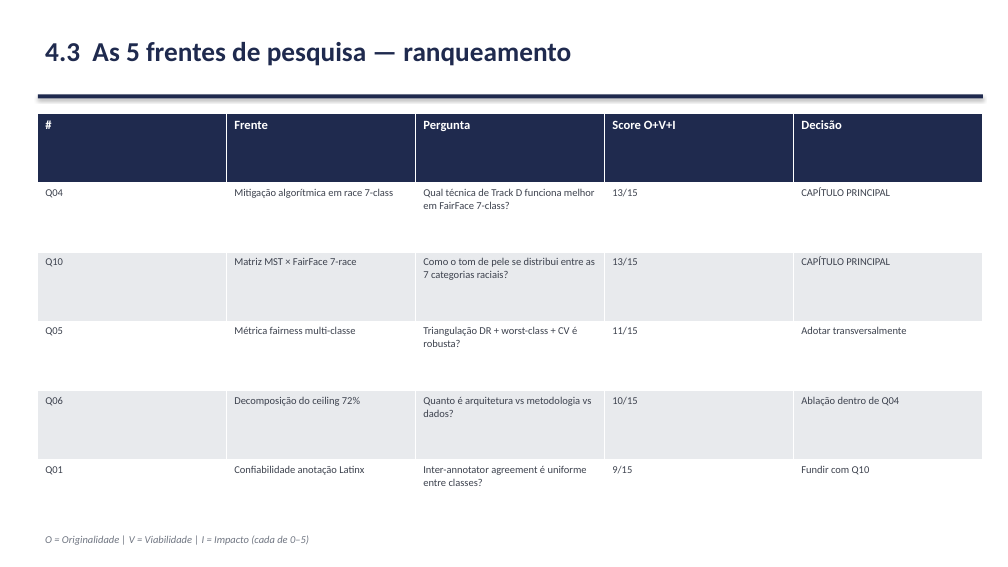
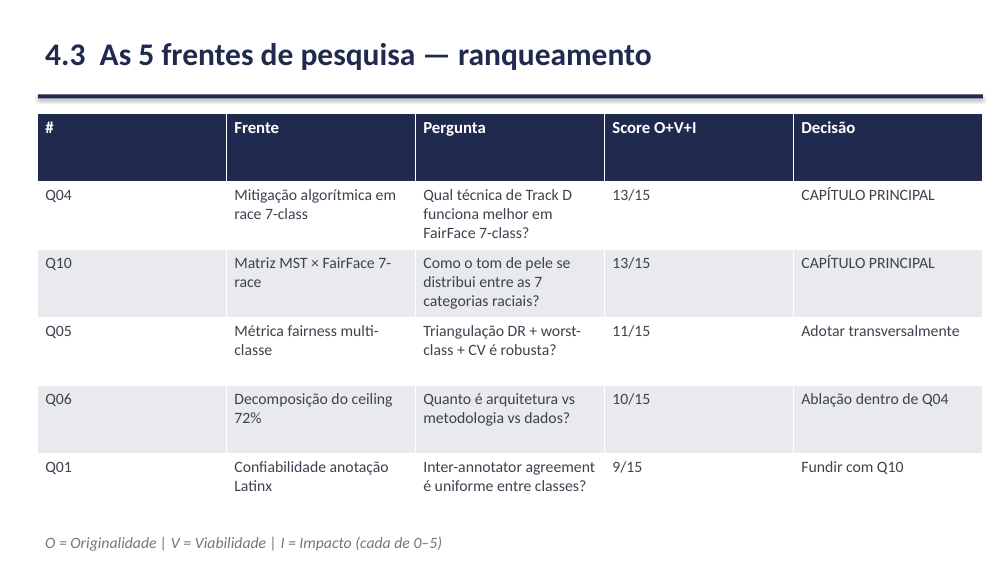
Before and after one commit to marcellozzetti/Facial-Recognition-Models-Mitigating-Bias, a slide deck: slide 27 of docs/ativo/material_reuniao_orientador_2026-06.pptx (slide 28 before the commit). Drawn at 1008x567 pixels with LibreOffice and Linux fonts; fonts in the diff are those of the drawing. Boxes give left, top, right and bottom in pixels: in the first picture for what was removed or moved away, otherwise in the second. Text is boxed around its words. In the diff, an @@ line names an element or a change of style, - is before the commit and + after.

```diff
--- a/docs/ativo/material_reuniao_orientador_2026-06.pptx
+++ b/docs/ativo/material_reuniao_orientador_2026-06.pptx
@@ text "4.3 As 5 frentes de ..." at [45, 43, 652, 70]: size 26 to 30 pt @@
@@ table at [38, 113, 983, 522] @@
@@ size 12 to 16 pt in "#", "Frente", "Pergunta", "Score O+V+I" and 1 more places @@
@@ size 10 to 15 pt @@
@@ text "O = Originalidade | V ..." at [45, 537, 443, 551]: size 10 to 15 pt @@
```
Also in this commit, not shown: 31 other slides changed, 2 slides added, 10 slides removed, 1 other file.
